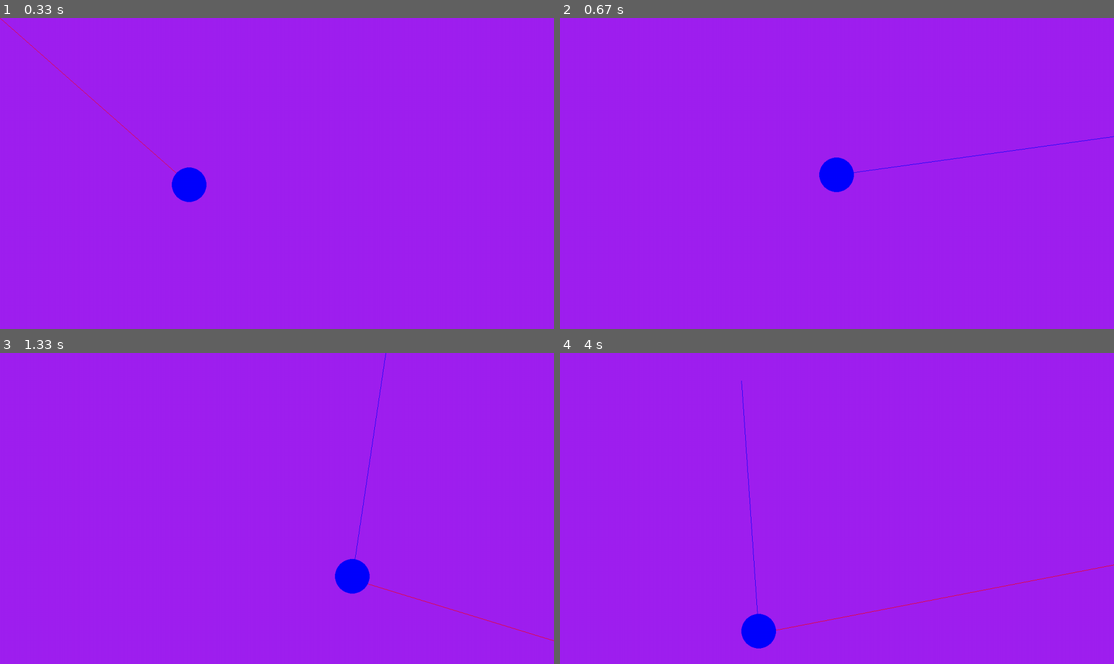
Above: before the commit, frames 1-4 (two rows, left to right).
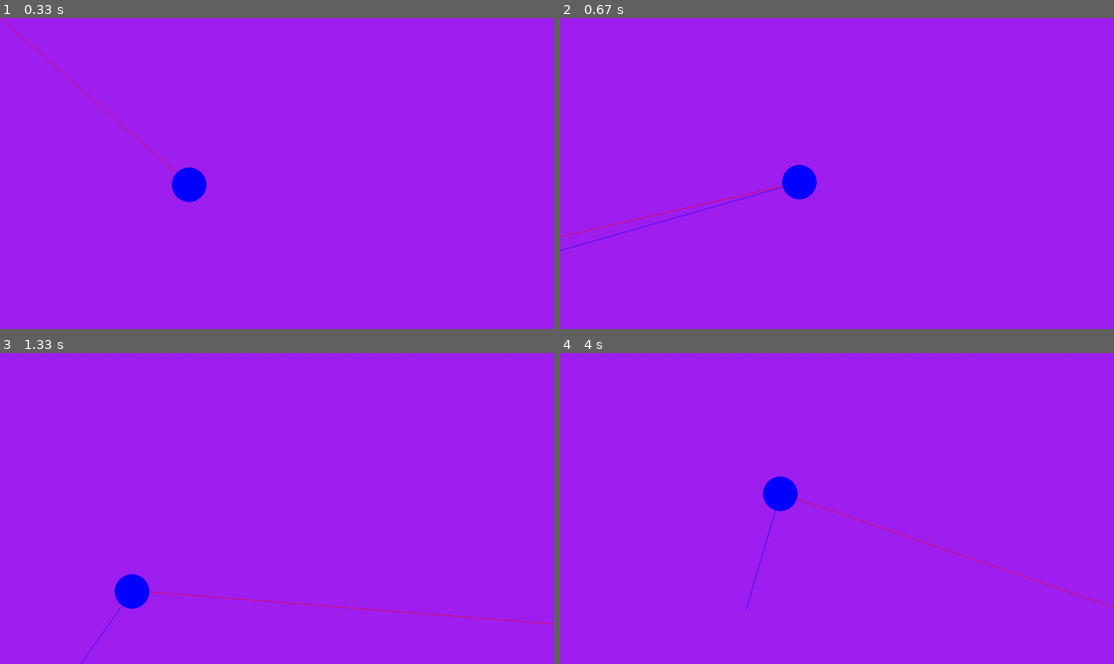
Above: after the commit, the same moments.

Repository: drmsbgr/python_projeler
Game: pygame game, started from simulations/sim_02.py
Same seed, same stepped clock (60 frames per second), same inputs: the game is played once before the commit and once after it.
Inputs (mouse positions are in pixels of both pictures, inside the frame that each line leads up to):
- Up to frame 1 (0.33 s): no input
- Up to frame 2 (0.67 s): click (837, 173) at 0.38 s
- Up to frame 3 (1.33 s): click (332, 576) at 0.72 s; click (481, 617) at 1.05 s
- Up to frame 4 (4 s): click (704, 446) at 1.38 s; click (837, 545) at 1.72 s; click (759, 443) at 2.05 s; click (1030, 589) at 2.38 s; click (654, 539) at 2.72 s; click (676, 449) at 3.05 s; click (704, 561) at 3.38 s; click (1036, 580) at 3.72 s

Frame 1 is identical in both runs. In frame 2, 1.5% of the frame differs, in the area x 0-100%, y 37-75%; in frame 3, 1.6%; in frame 4, 1.7%, in the area x 32-100%, y 8-96%.

Commit message:
feature added

Diff:
--- a/simulations/sim_02.py
+++ b/simulations/sim_02.py
@@ -34,8 +34,8 @@
         * (pygame.mouse.get_pos() - ballPose).normalize()
     )
 
-    if ballPose.distance_squared_to(pygame.mouse.get_pos()) <= 100 * 100:
-        force = pygame.Vector2(0, 0)
+    if ballPose.distance_squared_to(pygame.mouse.get_pos()) <= 100 * 100 and force.magnitude() > 0:
+        force = -force
 
     pygame.draw.line(screen, "red", ballPose, ballPose + force)
     pygame.draw.line(screen, "blue", ballPose, ballPose + ballVelocity)
